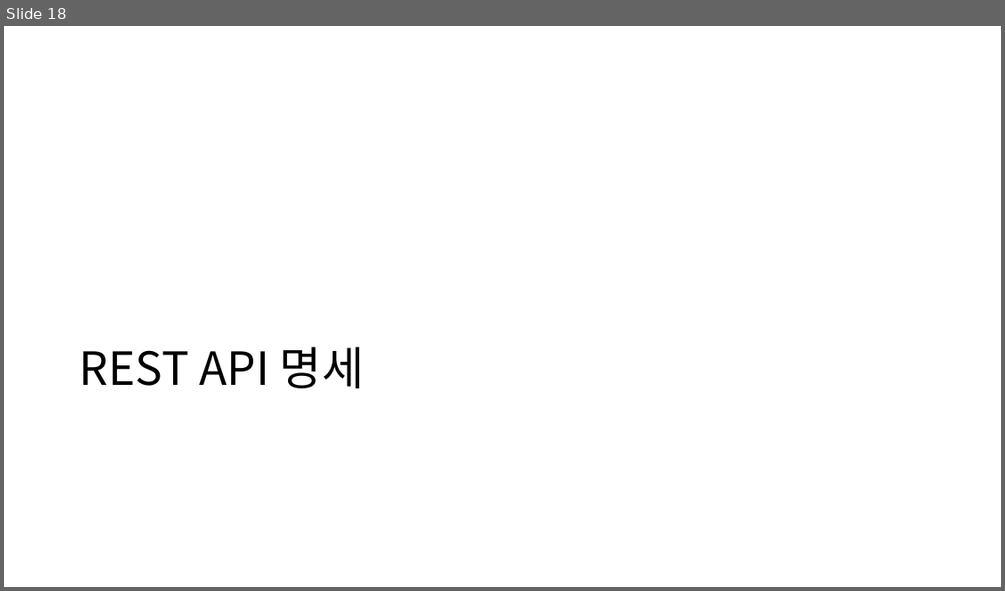
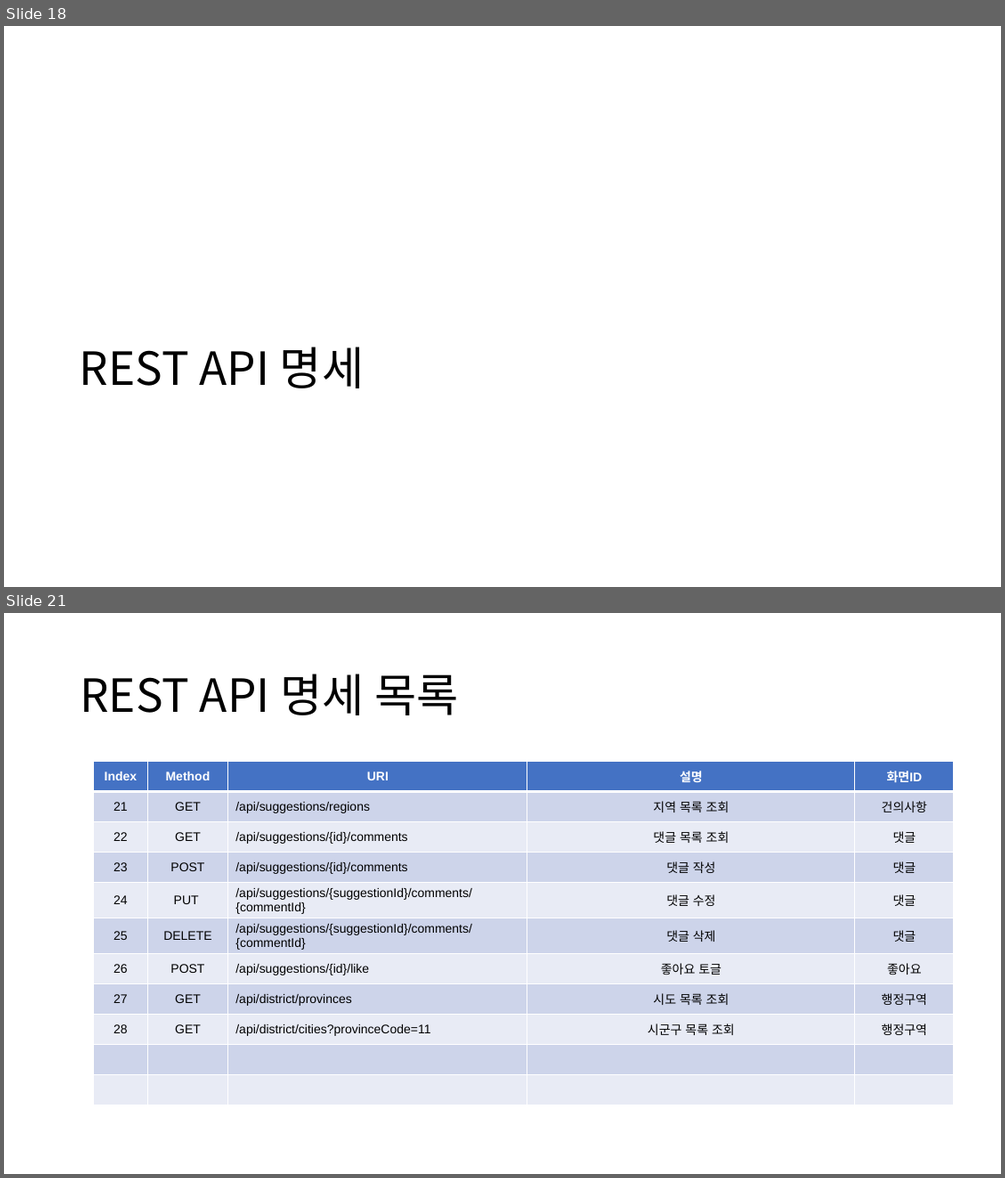
Before and after one commit to kimyuchan-1/MiniProject, a slide deck: 미니프로젝트계획서.pptx. Shown one above the other, each under a label of ours: slide 18 before the commit, slides 18 and 21 after it; the slides between them are not shown. The pictures are 1005x591 and 1005x1178 pixels, drawn with LibreOffice and Linux fonts; fonts in the diff are those of the drawing. Boxes give left, top, right and bottom in pixels: in the first picture for what was removed or moved away, otherwise in the second. Text is boxed around its words. In the diff, an @@ line names an element or a change of style, - is before the commit and + after.

```diff
--- a/미니프로젝트계획서.pptx
+++ b/미니프로젝트계획서.pptx
@@ slide 21 added at [4,613,1001,1174], background #FFFFFF @@
@@ title added at [80,674,458,715], 44 pt, text #000000 @@
+REST API 명세 목록
@@ table added at [94,761,954,1109], 11 rows, 5 columns @@
+Index | Method | URI | 설명 | 화면ID
+21 | GET | /api/suggestions/regions | 지역 목록 조회 | 건의사항
+22 | GET | /api/suggestions/{id}/comments | 댓글 목록 조회 | 댓글
+23 | POST | /api/suggestions/{id}/comments | 댓글 작성 | 댓글
+24 | PUT | /api/suggestions/{suggestionId}/comments/{commentId} | 댓글 수정 | 댓글
+25 | DELETE | /api/suggestions/{suggestionId}/comments/{commentId} | 댓글 삭제 | 댓글
+26 | POST | /api/suggestions/{id}/like | 좋아요 토글 | 좋아요
+27 | GET | /api/district/provinces | 시도 목록 조회 | 행정구역
+28 | GET | /api/district/cities?provinceCode=11 | 시군구 목록 조회 | 행정구역
+ |  |  |  | 
+ |  |  |  | 
```
Also in this commit, not shown: 4 slides changed, 28 other slides added, 11 other files.
